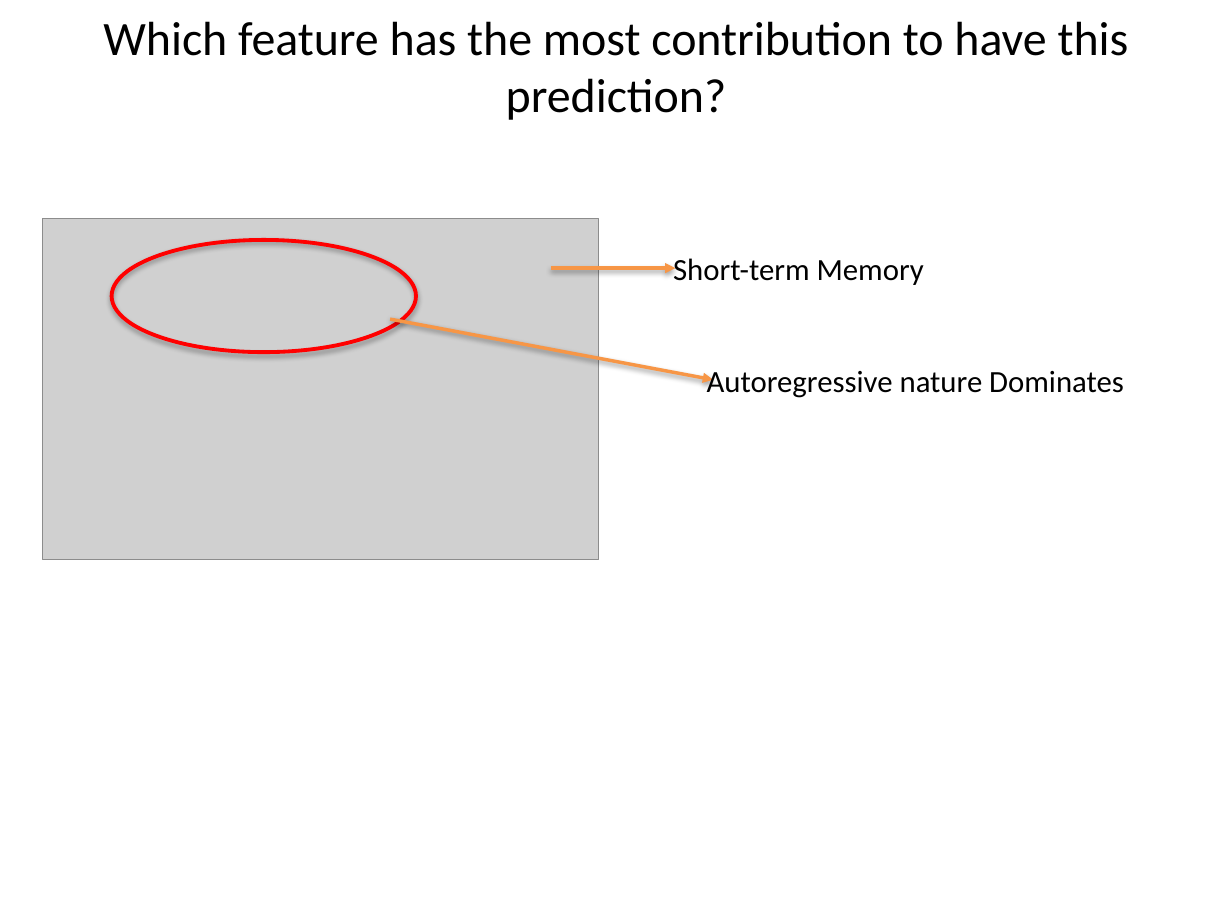
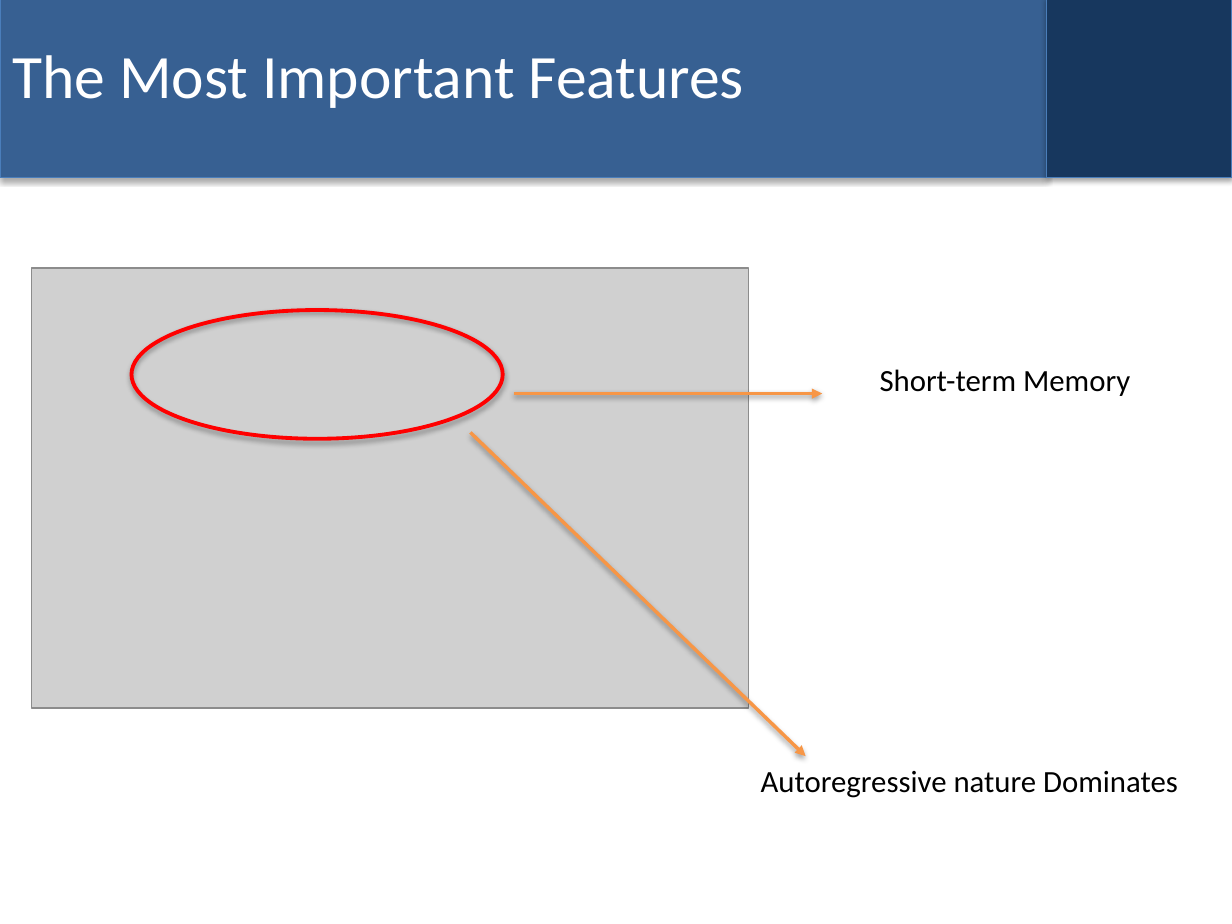
Before and after one commit to bhusalgokarna/Ds_FinalProject, a slide deck: slide 18 of models/Time_Series_EDA_Forecasting_Model_.pptx. Drawn at 1232x924 pixels with LibreOffice and Linux fonts; fonts in the diff are those of the drawing; grey boxes stand for pictures. Boxes give left, top, right and bottom in pixels: in the first picture for what was removed or moved away, otherwise in the second. Text is boxed around its words. In the diff, an @@ line names an element or a change of style, - is before the commit and + after.

```diff
--- a/models/Time_Series_EDA_Forecasting_Model_.pptx
+++ b/models/Time_Series_EDA_Forecasting_Model_.pptx
@@ rectangle added at (0,0,1046,177), fill #376092, outline #4B7EBC 0.75 pt @@
@@ rectangle added at (1046,0,1232,177), fill #17375E, outline #4B7EBC 0.75 pt @@
@@ title at (12,55,744,108): text changed; size 28 to 36 pt; text colour #000000 to #FFFFFF @@
-Which feature has the most contribution to have this prediction?
+The Most Important Features
@@ picture: place and size @@
-picture at (43,218,599,559)
+picture at (32,269,749,708)
@@ ellipse: place and size @@
-ellipse at (112,240,416,352)
+ellipse at (132,310,503,439)
@@ text "Short-term Memory": place and size @@
-text "Short-term Memory" at (673,258,924,285)
+text "Short-term Memory" at (880,369,1130,396)
@@ arrow moved from (551, 269) - (675, 269) to (514, 393) - (822, 393) @@
@@ arrow moved from (391, 319) - (713, 379) to (471, 432) - (806, 756) @@
@@ text "Autoregressive nature Dominates": place and size @@
-text "Autoregressive nature Dominates" at (707,371,1124,398)
+text "Autoregressive nature Dominates" at (761,771,1178,798)
```
Also in this commit, not shown: 22 other slides changed, 2 slides added, 2 slides removed, 1 other file.
